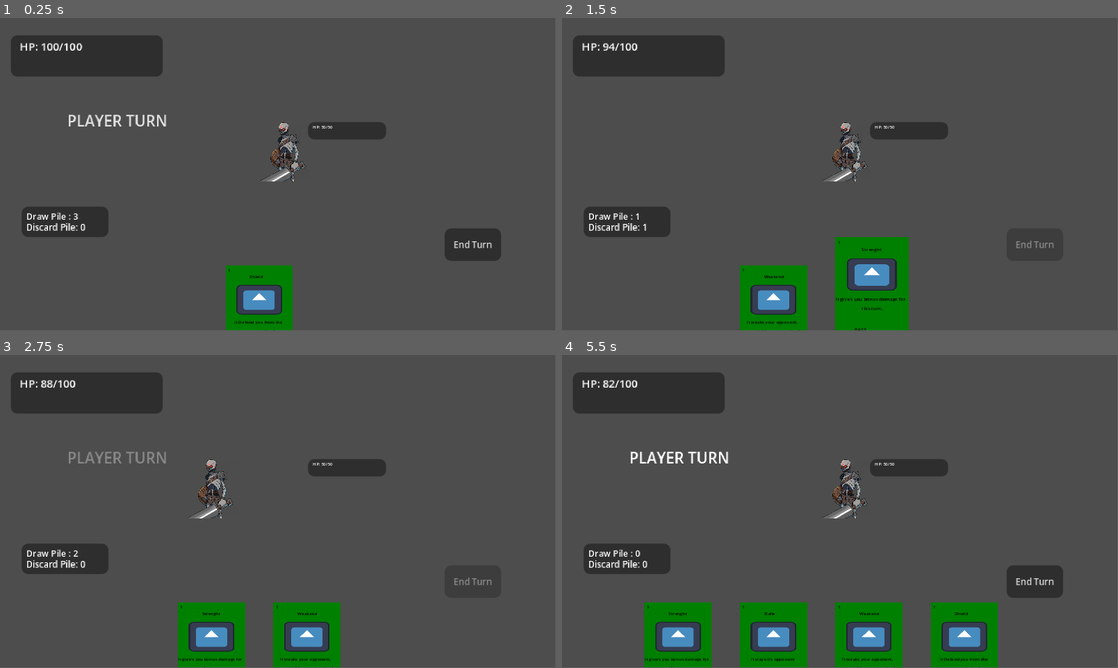
Above: before the commit, frames 1-4 (two rows, left to right).
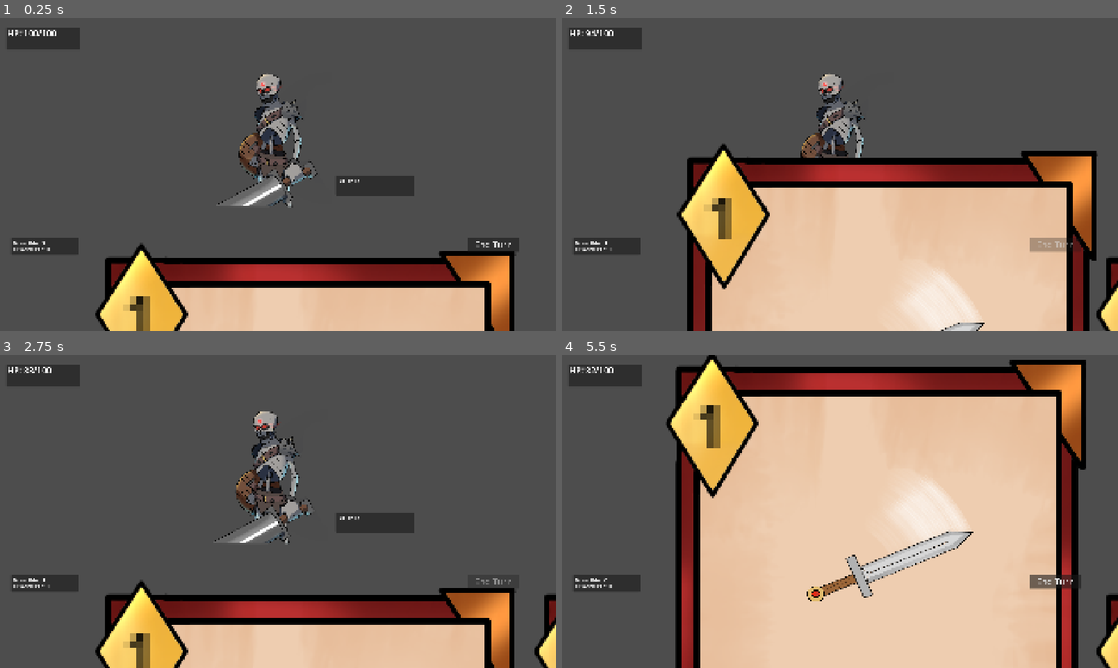
Above: after the commit, the same moments.

Repository: GanisAD/SCOUNDREL-COMPFEST-18-IGI
Game: Godot game, scene res://Scene/combat.tscn
Two runs of this game, one before a commit and one after it. Both use one fixed random seed, a clock stepped at 60 frames per second and the inputs below. The engine's default icon, where the game draws it, is replaced by a stand-in: a white triangle on a blue panel in a dark square.
Inputs (mouse positions are in pixels of both pictures, inside the frame that each line leads up to):
- Up to frame 1 (0.25 s): no input
- Up to frame 2 (1.5 s): click "End Turn" at 0.5 s; drag from (784, 324) to (845, 152) at 1.27 s
- Up to frame 3 (2.75 s): click "End Turn" at 2 s
- Up to frame 4 (5.5 s): drag from (878, 661) to (845, 489) at 2.77 s; click "End Turn" at 3.5 s; move the mouse to (828, 661) at 4.27 s; press the mouse at (828, 661) at 4.28 s; release the mouse at (828, 661) at 5 s; drag from (878, 661) to (840, 445) at 5.02 s
In our replay, the window is 799x449 before the commit and 800x450 after it. These sizes can differ from the game's own. Grey fills any space a smaller window leaves; there, only what the larger window draws over its background counts as a difference.

The runs differ from the first frame. In frame 1, 29% of the frame differs, in the area x 1-94%, y 3-100%; in frame 2, 49%; in frame 3, 29%; in frame 4, 77%, in the area x 1-100%, y 0-100%.

Commit message:
adjust card UI
adjust card UI and others UI to be more respectful with its real resolution

Diff:
--- a/Scene/Components/Card/card.tscn
+++ b/Scene/Components/Card/card.tscn
@@ -1,7 +1,8 @@
 [gd_scene format=3 uid="uid://qktecrlgg11n"]
 
 [ext_resource type="Script" uid="uid://o3nhtkmtep1o" path="res://Script/Card/CardUI.gd" id="1_nktu4"]
-[ext_resource type="Texture2D" uid="uid://40im08ubt0ik" path="res://icon.svg" id="2_ee0gf"]
+[ext_resource type="Texture2D" uid="uid://bakamd7el7t3f" path="res://Resources/Card/Frame/face-card-diamond.png" id="2_5lqrl"]
+[ext_resource type="Texture2D" uid="uid://l5dd6upj5687" path="res://Resources/Card/Icon/sword wo bg.png" id="3_5lqrl"]
 [ext_resource type="Script" uid="uid://dit50rsayuwbm" path="res://Script/Card/Card_State/CardStateMachine.gd" id="3_es4f8"]
 [ext_resource type="Script" uid="uid://c5u2o14rp5l2r" path="res://Script/Card/Card_State/cardBaseState.gd" id="4_m54pu"]
 [ext_resource type="Script" uid="uid://b7fqdsfdc2pop" path="res://Script/Card/Card_State/cardHoverState.gd" id="5_5lqrl"]
@@ -10,20 +11,24 @@
 [ext_resource type="Script" uid="uid://bjr50a7ubx25a" path="res://Script/Card/Card_State/cardReleasedState.gd" id="7_twrih"]
 
 [sub_resource type="RectangleShape2D" id="RectangleShape2D_van61"]
-size = Vector2(31, 42)
+size = Vector2(15.3761425, 21.247715)
 
 [sub_resource type="LabelSettings" id="LabelSettings_ee0gf"]
-font_size = 2
+font_size = 10
+font_color = Color(0, 0, 0, 1)
+
+[sub_resource type="LabelSettings" id="LabelSettings_5lqrl"]
+font_size = 22
 font_color = Color(0, 0, 0, 1)
 
 [node name="Card" type="Control" unique_id=658835839]
-custom_minimum_size = Vector2(40, 54)
+custom_minimum_size = Vector2(150, 200)
 layout_mode = 3
 anchors_preset = 15
 anchor_right = 1.0
 anchor_bottom = 1.0
-offset_right = -216.0
-offset_bottom = -90.0
+offset_right = -1770.0
+offset_bottom = -880.0
 grow_horizontal = 2
 grow_vertical = 2
 script = ExtResource("1_nktu4")
@@ -34,42 +39,48 @@
 monitorable = false
 
 [node name="CollisionShape2D" type="CollisionShape2D" parent="DropPointDetector" unique_id=1400804419]
-position = Vector2(15.5, 21)
+position = Vector2(76, 99.00001)
+scale = Vector2(8.073766, 8.073766)
 shape = SubResource("RectangleShape2D_van61")
 
-[node name="CardFrame" type="ColorRect" parent="." unique_id=447107939]
+[node name="CardFrame" type="TextureRect" parent="." unique_id=11258415]
+custom_minimum_size = Vector2(150, 200)
 layout_mode = 0
-offset_right = 31.0
-offset_bottom = 41.850002
+offset_right = 150.0
+offset_bottom = 200.0
+texture = ExtResource("2_5lqrl")
+expand_mode = 1
 
 [node name="IconRect" type="TextureRect" parent="." unique_id=1399012799]
 layout_mode = 0
-offset_left = 5.0
-offset_top = 9.0
-offset_right = 76.01206
-offset_bottom = 80.01206
-scale = Vector2(0.29572442, 0.19345145)
-texture = ExtResource("2_ee0gf")
+offset_left = 41.0
+offset_top = 41.0
+offset_right = 70.081345
+offset_bottom = 74.05697
+scale = Vector2(2.5102005, 1.6420759)
+texture = ExtResource("3_5lqrl")
 expand_mode = 1
 
 [node name="NameLabel" type="Label" parent="." unique_id=406248701]
 layout_mode = 0
-offset_left = 11.0
-offset_top = 3.0
-offset_right = 19.0
-offset_bottom = 7.0
+offset_left = 54.0
+offset_top = 115.0
+offset_right = 94.0
+offset_bottom = 129.0
 text = "[BLANK]"
 label_settings = SubResource("LabelSettings_ee0gf")
 
 [node name="CostLabel" type="Label" parent="." unique_id=152293278]
 layout_mode = 0
-offset_left = 1.0
-offset_right = 3.0
-offset_bottom = 4.0
+offset_left = 10.0
+offset_top = 10.0
+offset_right = 23.0
+offset_bottom = 41.0
 text = "1"
-label_settings = SubResource("LabelSettings_ee0gf")
+label_settings = SubResource("LabelSettings_5lqrl")
 
 [node name="StateLabel" type="Label" parent="." unique_id=556931744]
+visible = false
 layout_mode = 0
 offset_left = 8.0
 offset_top = 37.0
@@ -80,15 +91,16 @@
 
 [node name="DescriptionLabel" type="RichTextLabel" parent="." unique_id=600485357]
 layout_mode = 0
-offset_top = 24.0
-offset_right = 31.0
-offset_bottom = 36.0
+offset_left = 20.0
+offset_top = 132.0
+offset_right = 129.0
+offset_bottom = 187.0
 theme_override_colors/default_color = Color(0, 0, 0, 1)
-theme_override_font_sizes/normal_font_size = 2
-theme_override_font_sizes/bold_font_size = 2
-theme_override_font_sizes/bold_italics_font_size = 2
-theme_override_font_sizes/italics_font_size = 2
-theme_override_font_sizes/mono_font_size = 2
+theme_override_font_sizes/normal_font_size = 8
+theme_override_font_sizes/bold_font_size = 16
+theme_override_font_sizes/bold_italics_font_size = 16
+theme_override_font_sizes/italics_font_size = 16
+theme_override_font_sizes/mono_font_size = 16
 text = "This Card do something that doing something on something, you figure that out"
 horizontal_alignment = 1
 
--- a/Scene/Components/Entity/Enemy.tscn
+++ b/Scene/Components/Entity/Enemy.tscn
@@ -12,9 +12,6 @@
 [sub_resource type="RectangleShape2D" id="RectangleShape2D_xg0st"]
 size = Vector2(22, 29)
 
-[sub_resource type="LabelSettings" id="LabelSettings_xg0st"]
-font_size = 2
-
 [node name="Enemy" type="Area2D" unique_id=1894014694]
 collision_layer = 4
 collision_mask = 0
@@ -22,36 +19,36 @@
 stats = SubResource("Resource_ce4ot")
 
 [node name="CollisionShape2D" type="CollisionShape2D" parent="." unique_id=1865966253]
-position = Vector2(-2, -4.5)
+position = Vector2(-10.999999, -79.99999)
+scale = Vector2(18.382132, 18.382132)
 shape = SubResource("RectangleShape2D_xg0st")
 
 [node name="Arrow" type="Sprite2D" parent="." unique_id=1688386588]
-scale = Vector2(0.9999998, 0.9999999)
+position = Vector2(272, 0)
+scale = Vector2(-21.964033, -24.097158)
 
 [node name="Sprite2D" type="Sprite2D" parent="." unique_id=275826392]
-scale = Vector2(0.05916666, 0.059166662)
 texture = ExtResource("1_rtd58")
 
-[node name="StatsUI" type="Panel" parent="." unique_id=675003883]
-offset_left = 10.0
-offset_top = -19.0
-offset_right = 46.0
-offset_bottom = -11.0
+[node name="StatsUI" type="Panel" parent="." unique_id=1095239114]
+offset_left = 213.0
+offset_top = 33.0
+offset_right = 487.0
+offset_bottom = 102.0
 script = ExtResource("4_ce4ot")
 
-[node name="HPLabel" type="Label" parent="StatsUI" unique_id=696253520]
+[node name="HPLabel" type="Label" parent="StatsUI" unique_id=1896388731]
 layout_mode = 0
-offset_left = 2.0
-offset_right = 13.0
-offset_bottom = 4.0
-text = "HP : 0"
-label_settings = SubResource("LabelSettings_xg0st")
+offset_left = 12.0
+offset_top = 9.0
+offset_right = 56.0
+offset_bottom = 32.0
+text = "Hp : 0"
 
-[node name="BlockLabel" type="Label" parent="StatsUI" unique_id=70894896]
+[node name="BlockLabel" type="Label" parent="StatsUI" unique_id=698211035]
 layout_mode = 0
-offset_left = 2.0
-offset_top = 3.0
-offset_right = 13.0
-offset_bottom = 7.0
+offset_left = 9.0
+offset_top = 34.0
+offset_right = 73.0
+offset_bottom = 57.0
 text = "Block : 0"
-label_settings = SubResource("LabelSettings_xg0st")
--- a/Scene/combat.tscn
+++ b/Scene/combat.tscn
@@ -13,16 +13,16 @@
 [ext_resource type="Script" uid="uid://cjrpc50x7qmek" path="res://Script/UI/card_pile_label.gd" id="9_1blk7"]
 
 [sub_resource type="RectangleShape2D" id="RectangleShape2D_xg0st"]
-size = Vector2(256, 85)
+size = Vector2(1928, 748)
 
 [sub_resource type="LabelSettings" id="LabelSettings_145ap"]
 font_size = 7
 
 [sub_resource type="LabelSettings" id="LabelSettings_2rx4k"]
-font_size = 5
+font_size = 30
 
 [sub_resource type="LabelSettings" id="LabelSettings_xg0st"]
-font_size = 4
+font_size = 19
 
 [node name="Combat" type="Node2D" unique_id=257909120]
 script = ExtResource("1_2bktl")
@@ -36,7 +36,7 @@
 script = ExtResource("5_70aft")
 
 [node name="Enemy" parent="EnemyHandler" unique_id=1894014694 instance=ExtResource("7_kgncc")]
-position = Vector2(132, 67)
+position = Vector2(946, 511)
 stats = ExtResource("6_mmg4p")
 
 [node name="CardDropArea" type="Area2D" parent="." unique_id=1434359423]
@@ -44,7 +44,7 @@
 collision_mask = 0
 
 [node name="CollisionShape2D" type="CollisionShape2D" parent="CardDropArea" unique_id=1679395891]
-position = Vector2(128, 42.5)
+position = Vector2(964, 374)
 shape = SubResource("RectangleShape2D_xg0st")
 debug_color = Color(0, 0.64668244, 0.23860168, 0.41960785)
 
@@ -62,42 +62,42 @@
 label_settings = SubResource("LabelSettings_145ap")
 
 [node name="PlayerStatsUI" type="Panel" parent="BattleUI" unique_id=1139493257]
-offset_left = 5.0
-offset_top = 8.0
-offset_right = 75.0
-offset_bottom = 27.0
+offset_left = 21.0
+offset_top = 34.0
+offset_right = 277.0
+offset_bottom = 111.0
 script = ExtResource("6_70aft")
 
 [node name="HPLabel" type="Label" parent="BattleUI/PlayerStatsUI" unique_id=330469658]
 layout_mode = 0
-offset_left = 4.0
-offset_top = 1.0
-offset_right = 18.0
-offset_bottom = 9.0
+offset_left = 3.0
+offset_top = -2.0
+offset_right = 85.0
+offset_bottom = 40.0
 text = "Hp : 0"
 label_settings = SubResource("LabelSettings_2rx4k")
 
 [node name="BlockLabel" type="Label" parent="BattleUI/PlayerStatsUI" unique_id=1878832758]
 layout_mode = 0
-offset_left = 4.0
-offset_top = 9.0
-offset_right = 25.0
-offset_bottom = 17.0
+offset_left = 5.0
+offset_top = 31.0
+offset_right = 125.0
+offset_bottom = 73.0
 text = "Block : 0"
 label_settings = SubResource("LabelSettings_2rx4k")
 
 [node name="CardPileUI" type="Panel" parent="BattleUI" unique_id=1576485403]
-offset_left = 10.0
-offset_top = 87.0
-offset_right = 50.0
-offset_bottom = 101.0
+offset_left = 38.0
+offset_top = 759.0
+offset_right = 269.0
+offset_bottom = 818.0
 
 [node name="DrawPileLabel" type="Label" parent="BattleUI/CardPileUI" unique_id=1347943961]
 layout_mode = 0
-offset_left = 2.0
-offset_top = 1.0
-offset_right = 42.0
-offset_bottom = 8.0
+offset_left = 6.0
+offset_top = 4.0
+offset_right = 119.0
+offset_bottom = 31.0
 text = "Draw Pile : 0"
 label_settings = SubResource("LabelSettings_xg0st")
 script = ExtResource("9_1blk7")
@@ -105,27 +105,28 @@
 
 [node name="DiscardPileLabel" type="Label" parent="BattleUI/CardPileUI" unique_id=704032874]
 layout_mode = 0
-offset_left = 2.0
-offset_top = 6.0
-offset_right = 42.0
-offset_bottom = 13.0
+offset_left = 7.0
+offset_top = 25.0
+offset_right = 136.0
+offset_bottom = 52.0
 text = "Discard Pile: 0"
 label_settings = SubResource("LabelSettings_xg0st")
 script = ExtResource("9_1blk7")
 
 [node name="Hand" type="HBoxContainer" parent="BattleUI" unique_id=352572441]
-offset_left = 33.0
-offset_top = 114.0
-offset_right = 216.90909
-offset_bottom = 131.0
+offset_left = 323.0
+offset_top = 772.00006
+offset_right = 447.62714
+offset_bottom = 789.00006
+scale = Vector2(9.837344, 9.837344)
 alignment = 1
 script = ExtResource("1_6nktc")
 card_ui_scene = ExtResource("6_2rx4k")
 
 [node name="EndTurnButton" type="Button" parent="BattleUI" unique_id=1958134832]
-offset_left = 205.0
-offset_top = 97.0
-offset_right = 231.0
-offset_bottom = 112.0
-theme_override_font_sizes/font_size = 4
+offset_left = 1614.0
+offset_top = 757.0
+offset_right = 1795.0
+offset_bottom = 803.0
+theme_override_font_sizes/font_size = 30
 text = "End Turn"
--- a/Script/Card/CardUI.gd
+++ b/Script/Card/CardUI.gd
@@ -27,7 +27,7 @@
 @onready var card_state_machine: CardStateMachine = $CardStateMachine
 
 # Menambahkan variabel pembantu (opsional) yang sering diakses oleh state anak
-@onready var color: ColorRect = $CardFrame# Jika ada komponen visual warna untuk debug
+#@onready var color: TextureRect = $CardFrame# Jika ada komponen visual warna untuk debug
 @onready var state: Label = $StateLabel # Jika ada komponen visual text untuk debug
 
 func _ready() -> void:
--- a/Script/Card/Card_State/cardBaseState.gd
+++ b/Script/Card/Card_State/cardBaseState.gd
@@ -13,7 +13,7 @@
 	card_ui.pivot_offset = Vector2.ZERO
 
 	# Reset visual untuk kebutuhan debugging/state game
-	card_ui.color.color = Color.WEB_GREEN
+	#card_ui.color.color = Color.WEB_GREEN
 	card_ui.state.text = "BASE"
 
 func on_mouse_entered() -> void:
--- a/Script/Card/Card_State/cardClickedState.gd
+++ b/Script/Card/Card_State/cardClickedState.gd
@@ -4,7 +4,7 @@
 func enter() -> void:
 	# Perbarui info teks debug
 	card_ui.state.text = "CLICKED"
-	card_ui.color.color = Color.ORANGE
+	#card_ui.color.color = Color.ORANGE
 
 	# Aktifkan monitoring Area2D kartu untuk mendeteksi DropArea di battlefield
 	card_ui.drop_point_detector.monitoring = true
--- a/Script/Card/Card_State/cardDraggingState.gd
+++ b/Script/Card/Card_State/cardDraggingState.gd
@@ -12,7 +12,7 @@
 		card_ui.reparent(ui_layer)
 
 	card_ui.state.text = "DRAGGING"
-	card_ui.color.color = Color.MEDIUM_PURPLE
+	#card_ui.color.color = Color.MEDIUM_PURPLE
 
 	# Keamanan Input: Gunakan SceneTree Timer dengan flag false (agar berhenti saat game dipause)
 	minimum_drag_time_elapsed = false
--- a/Script/Card/Card_State/cardHoverState.gd
+++ b/Script/Card/Card_State/cardHoverState.gd
@@ -6,7 +6,7 @@
 
 func enter() -> void:
 	card_ui.state.text = "HOVER"
-	card_ui.color.color = Color.GREEN_YELLOW
+	#card_ui.color.color = Color.GREEN_YELLOW
 
 	# 1. VISUAL POLISH: Buat parallel tween agar perbesaran dan pergeseran jalan bersamaan
 	var tween := get_tree().create_tween().set_parallel(true)
--- a/Script/Card/Card_State/cardReleasedState.gd
+++ b/Script/Card/Card_State/cardReleasedState.gd
@@ -6,7 +6,7 @@
 func enter() -> void:
 	played = false
 	card_ui.state.text = "RELEASED"
-	card_ui.color.color = Color.BROWN
+	#card_ui.color.color = Color.BROWN
 
 	_evaluate_release.call_deferred()
 
--- a/project.godot
+++ b/project.godot
@@ -21,8 +21,8 @@
 
 [display]
 
-window/size/viewport_width=256
-window/size/viewport_height=144
+window/size/viewport_width=1920
+window/size/viewport_height=1080
 window/size/mode=2
 window/stretch/mode="canvas_items"
 window/stretch/aspect="expand"
Binary file added: Resources/Card/Frame/face-card-diamond.png
Not shown, added: Resources/Card/Frame/face-card-diamond.png.import
Binary file added: Resources/Card/Icon/sword wo bg.png
Not shown, added: Resources/Card/Icon/sword wo bg.png.import
Binary file added: Resources/Card/Icon/sword.png
Not shown, added: Resources/Card/Icon/sword.png.import
